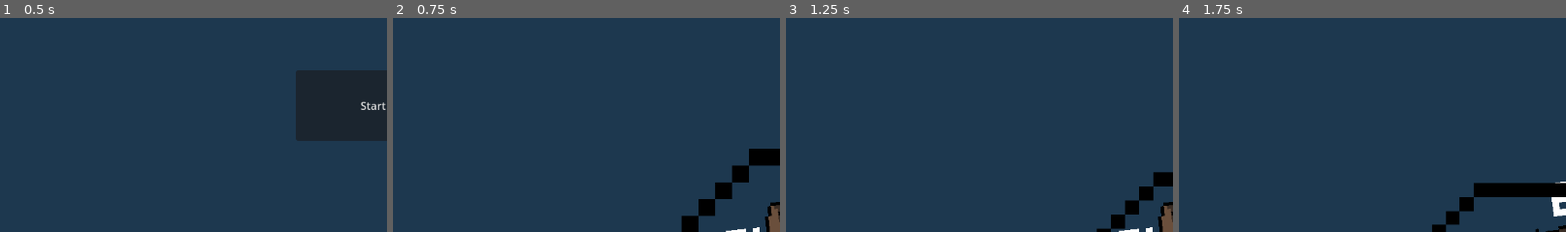
Above: before the commit, frames 1-4 (left to right).
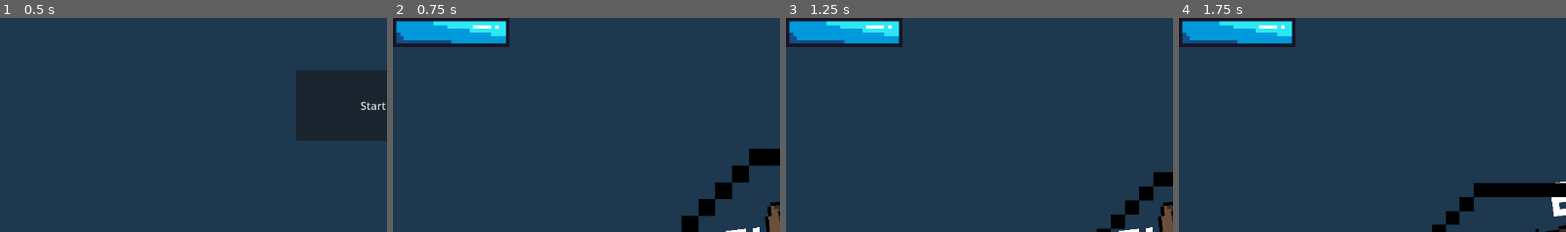
Above: after the commit, the same moments.

Repository: RomIsALemon/FishEatGame
Game: Godot game, scene res://main.tscn
Two runs of this game, one before a commit and one after it. Both use one fixed random seed, a clock stepped at 60 frames per second and the inputs below.
Inputs (mouse positions are % of the whole screen's width and height, from its top left):
- Up to frame 1 (0.5 s): no input
- Up to frame 2 (0.75 s): click "Start" at 0.5 s
- Up to frame 3 (1.25 s): no input
- Up to frame 4 (1.75 s): move the mouse to (72, 46) at 1.27 s; hold T (Puff Up) from 1.28 s (still down); tap Space (Dash) at 1.35 s
The pictures show only the part of the screen within x 0-50%, y 0-50%; the shares and areas given below are measured in that part.

Frame 1 is identical in both runs. In frame 2, 3.9% of the frame differs, in the area x 0-31%, y 0-14%; in frame 3, 3.9%; in frame 4, 3.9%.

Commit message:
Add progress bar for player energy

Diff:
--- a/player/player.gd
+++ b/player/player.gd
@@ -76,25 +76,22 @@
 func dash(): # quick boost of speed for a split second
 	can_use_powerup = false
 	speedModifier = 3
+	energy -= 1
 	await wait(0.3)
 	speedModifier = 1
 	can_use_powerup = true
 	currentlevel = level
 
 func puff_up(): #Temporarily puffs up fish to bigger size so you won't get chased
-	#will change to make it spend energy instead of level later
 	can_use_powerup = false
 	level_label.add_theme_color_override("font_color", Color(0,1,0))
 	currentlevel = int(level * 1.5)
 	level -= int(level/8)
-	#every 1.5 seconds, fish's level decreases until it's back to its true level
-	while(currentlevel > level):
-		await wait(0.1)
-		if(puffUpHeld):
-			await wait(1)
-			currentlevel -= 1
-		else:
-			currentlevel = level
-			break
+	#every 1.5 seconds, fish's energy decreases
+	#to add: circular progress bar for 1.5 second timer instead of await wait, and attach to player
+	while(puffUpHeld && energy > 0):
+		await wait(1.5)
+		energy -= 1
+	currentlevel = level
 	level_label.add_theme_color_override("font_color", Color(1,1,1))
 	can_use_powerup = true
--- /dev/null
+++ b/texture_progress_bar.gd
@@ -0,0 +1,7 @@
+extends TextureProgressBar
+
+@onready var player = get_parent().get_parent().get_node("Player")
+
+func _process(delta: float) -> void:
+	value = (float(player.energy)/float(player.maxEnergy)) * 100
+	print(value)
--- /dev/null
+++ b/texture_progress_bar.tscn
@@ -0,0 +1,12 @@
+[gd_scene load_steps=4 format=3 uid="uid://csk8ebew5e0ct"]
+
+[ext_resource type="Texture2D" uid="uid://dnj7rf7uj6dlf" path="res://progress bar least rounded over.png" id="1_umejy"]
+[ext_resource type="Texture2D" uid="uid://ba1vdhuq1uvef" path="res://progress bar least rounded progress blue.png" id="2_clyxh"]
+[ext_resource type="Script" uid="uid://c8tfxfd01q6u2" path="res://texture_progress_bar.gd" id="3_clyxh"]
+
+[node name="TextureProgressBar" type="TextureProgressBar"]
+offset_right = 32.0
+offset_bottom = 8.0
+texture_over = ExtResource("1_umejy")
+texture_progress = ExtResource("2_clyxh")
+script = ExtResource("3_clyxh")
--- a/world.tscn
+++ b/world.tscn
@@ -1,10 +1,11 @@
-[gd_scene load_steps=7 format=3 uid="uid://ca5yka8t45xqs"]
+[gd_scene load_steps=8 format=3 uid="uid://ca5yka8t45xqs"]
 
 [ext_resource type="Script" uid="uid://ctwylbq1qucg" path="res://world.gd" id="1_kq4et"]
 [ext_resource type="PackedScene" uid="uid://dqeyrt7b8tjwi" path="res://player/player.tscn" id="2_tkp1m"]
 [ext_resource type="PackedScene" uid="uid://g4qrq6oy2q2p" path="res://enemy/enemy.tscn" id="3_eqedp"]
 [ext_resource type="PackedScene" uid="uid://ncklgdw4cpq6" path="res://enemy/enemy_moving.tscn" id="4_aqk2v"]
 [ext_resource type="Texture2D" uid="uid://4ebbpbsqbgyp" path="res://FishMap1.png" id="5_036b0"]
+[ext_resource type="PackedScene" uid="uid://csk8ebew5e0ct" path="res://texture_progress_bar.tscn" id="5_dwbse"]
 
 [sub_resource type="RectangleShape2D" id="RectangleShape2D_036b0"]
 size = Vector2(27, 25)
@@ -62,6 +63,9 @@
 text = "True Level: "
 metadata/_edit_use_anchors_ = true
 
+[node name="TextureProgressBar" parent="CanvasLayer" instance=ExtResource("5_dwbse")]
+scale = Vector2(5.42, 5.42)
+
 [node name="FishMap1" type="Sprite2D" parent="."]
 position = Vector2(717.7999, 227)
 scale = Vector2(7, 7)
Binary file added: progress bar least rounded over.png
Not shown, added: progress bar least rounded over.png.import
Binary file added: progress bar least rounded progress blue.png
Not shown, added: progress bar least rounded progress blue.png.import
Binary file added: progress bar least rounded progress tintable grey.png
Not shown, added: progress bar least rounded progress tintable grey.png.import
Not shown, added: texture_progress_bar.gd.uid
